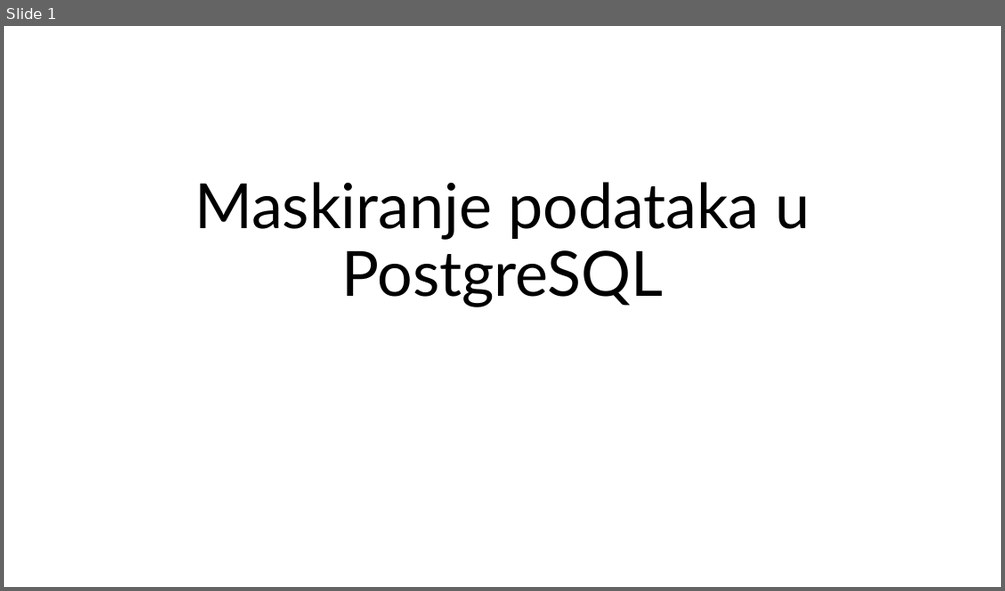
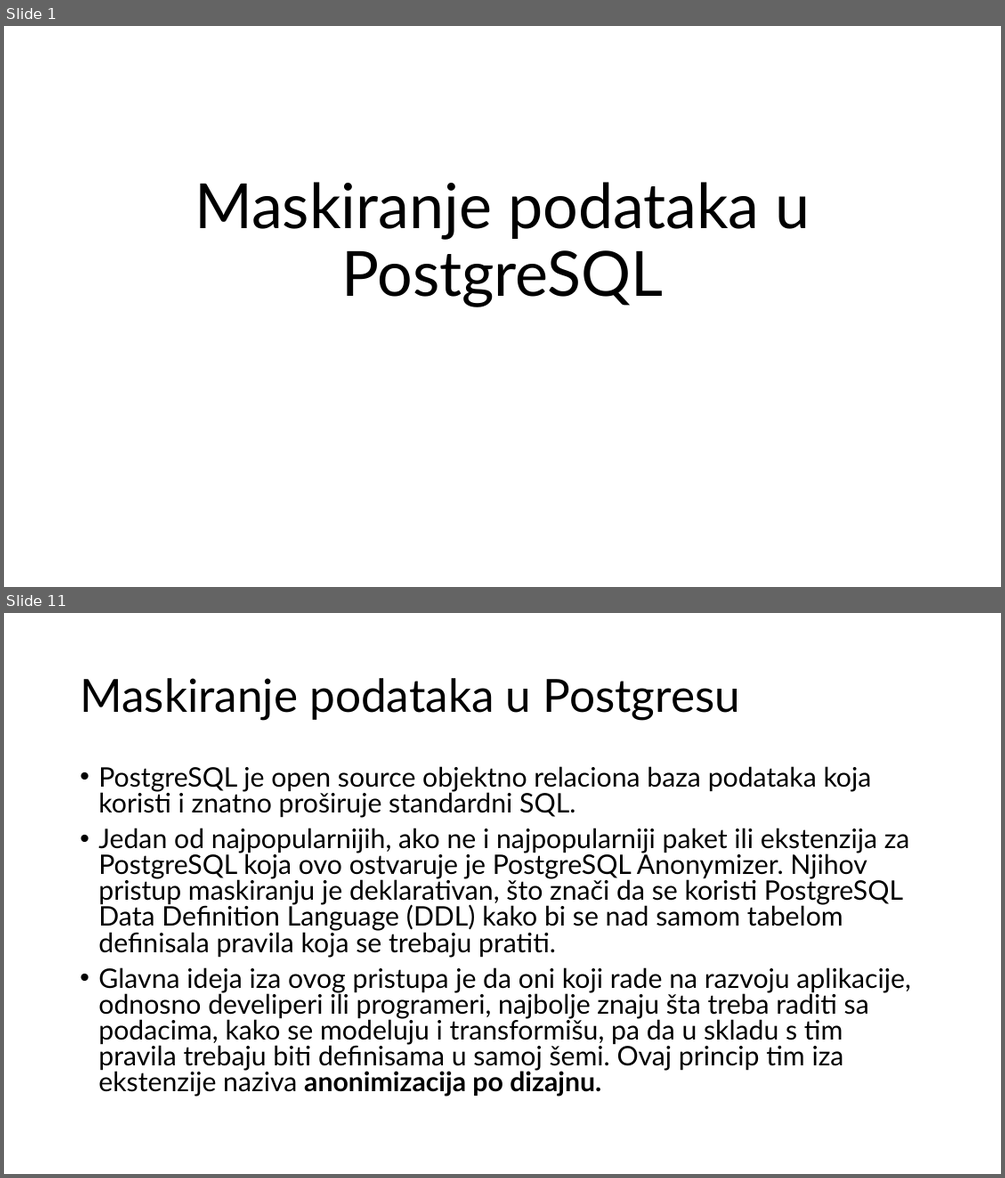
Before and after one commit to radisa-markovic/data-masking-postgres, a slide deck: Maskiranje podataka PostgreSQL.pptx. Shown one above the other, each under a label of ours: slide 1 before the commit, slides 1 and 11 after it; the slides between them are not shown. The pictures are 1005x591 and 1005x1178 pixels, drawn with LibreOffice and Linux fonts; fonts in the diff are those of the drawing. Boxes give left, top, right and bottom in pixels: in the first picture for what was removed or moved away, otherwise in the second. Text is boxed around its words. In the diff, an @@ line names an element or a change of style, - is before the commit and + after.

```diff
--- a/Maskiranje podataka PostgreSQL.pptx
+++ b/Maskiranje podataka PostgreSQL.pptx
@@ slide 11 added at (4, 613, 1001, 1174), background #FFFFFF @@
@@ title added at (80, 678, 740, 720), 44 pt, text #000000 @@
+Maskiranje podataka u Postgresu
@@ text added at (98, 766, 910, 1096), 25.9 pt, text #000000 @@
+• PostgreSQL je open source objektno relaciona baza podataka koja koristi i znatno proširuje standardni SQL.
+• Jedan od najpopularnijih, ako ne i najpopularniji paket ili ekstenzija za PostgreSQL koja ovo ostvaruje je PostgreSQL Anonymizer. Njihov pristup maskiranju je deklarativan, što znači da se koristi PostgreSQL Data Definition Language (DDL) kako bi se nad samom tabelom definisala pravila koja se trebaju pratiti.
+• Glavna ideja iza ovog pristupa je da oni koji rade na razvoju aplikacije, odnosno develiperi ili programeri, najbolje znaju šta treba raditi sa podacima, kako se modeluju i transformišu, pa da u skladu s tim pravila trebaju biti definisama u samoj šemi. Ovaj princip tim iza ekstenzije naziva anonimizacija po dizajnu.
```
Also in this commit, not shown: 13 other slides added.
